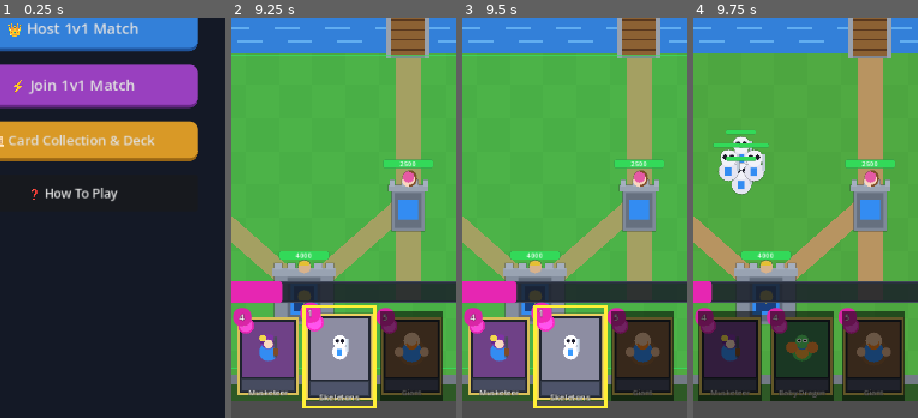
Above: before the commit, frames 1-4 (left to right).
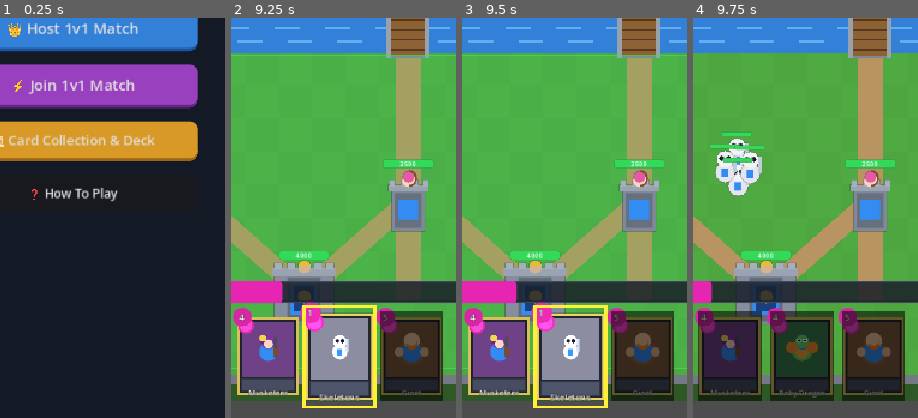
Above: after the commit, the same moments.

Repository: JellehBelleh/Vibe-Royale
Game: Godot game, scene res://scenes/main_menu.tscn
The game is run twice, just before and just after one commit, with the same random seed, the same clock (stepped at 60 frames per second) and the same inputs.
Inputs (mouse positions are % of the whole screen's width and height, from its top left):
- Up to frame 1 (0.25 s): no input
- Up to frame 2 (9.25 s): click "⚔️ Solo Battle vs AI" at 0.5 s; tap Enter at 1.25, 2.75, 4.25 s; drag from (26, 92) to (60, 28) at 1.27 s; tap Space at 2, 3.5, 5 s; drag from (42, 92) to (45, 70) at 2.02 s; move the mouse to (58, 92) at 2.77 s; tap 3 at 2.85, 5.85, 8.85 s; click (58, 92) at 2.92 s; drag from (74, 92) to (20, 35) at 3.52 s; drag from (7, 93) to (55, 50) at 4.27 s; drag from (20, 35) to (35, 25) at 5.02 s; move the mouse to (55, 50) at 5.77 s; click (55, 50) at 5.92 s; drag from (35, 25) to (30, 55) at 6.52 s; move the mouse to (72, 45) at 7.27 s; tap 1 at 7.35 s; click (72, 45) at 7.42 s; drag from (30, 55) to (45, 70) at 8.02 s; move the mouse to (60, 28) at 8.77 s; click (60, 28) at 8.92 s
- Up to frame 3 (9.5 s): no input
- Up to frame 4 (9.75 s): drag from (45, 70) to (20, 35) at 9.52 s
The pictures show only the part of the screen within x 34-84%, y 50-100%; the shares and areas given below are measured in that part.

Frames 1-3 are identical in both runs. In frame 4, 1.9% of the frame differs, in the area x 7-34%, y 28-45%.

Commit message:
Add bridge crossing logic

Diff:
--- /dev/null
+++ b/scenes/battle_sim_test.tscn
@@ -0,0 +1,6 @@
+[gd_scene load_steps=2 format=3]
+
+[ext_resource type="Script" path="res://scripts/test/BattleSimTest.gd" id="1_battle_test"]
+
+[node name="BattleSimTest" type="Node"]
+script = ExtResource("1_battle_test")
--- /dev/null
+++ b/scenes/network_sim_test.tscn
@@ -0,0 +1,6 @@
+[gd_scene load_steps=2 format=3]
+
+[ext_resource type="Script" path="res://scripts/test/NetworkMultiplayerSimTest.gd" id="1_net_test"]
+
+[node name="NetworkSimTest" type="Node"]
+script = ExtResource("1_net_test")
--- /dev/null
+++ b/scenes/test_runner.tscn
@@ -0,0 +1,6 @@
+[gd_scene load_steps=2 format=3]
+
+[ext_resource type="Script" path="res://scripts/test/TestRunner.gd" id="1_test_runner"]
+
+[node name="TestRunner" type="Node"]
+script = ExtResource("1_test_runner")
--- a/scripts/gameplay/Unit.gd
+++ b/scripts/gameplay/Unit.gd
@@ -33,9 +33,12 @@
 
 var target_display_pos: Vector2 = Vector2.ZERO
 
-# Pathfinding bridges (Canonical)
+# Pathfinding bridges & river geometry (Canonical)
 const BRIDGE_LEFT = Vector2(-125.0, 0.0)
 const BRIDGE_RIGHT = Vector2(125.0, 0.0)
+const BRIDGE_HALF_WIDTH: float = 24.0
+const BRIDGE_ENTRY_OFFSET: float = 28.0
+const RIVER_LIMIT: float = 22.0
 
 @onready var sprite: Sprite2D = $Sprite2D
 @onready var hp_bar: ProgressBar = $HPBar
@@ -163,8 +166,8 @@
 	else:
 		if not is_building:
 			state = State.WALKING
-			var waypoint = _get_lane_waypoint()
-			_move_towards(waypoint, delta)
+			var dest = _get_default_target_pos()
+			_move_towards(dest, delta)
 
 func _acquire_best_target() -> Node2D:
 	var arena = get_tree().current_scene.get_node_or_null("Arena")
@@ -194,27 +197,105 @@
 
 	return candidate
 
+func _get_default_target_pos() -> Vector2:
+	var arena = get_tree().current_scene.get_node_or_null("Arena")
+	var target_tower = arena.get_target_tower_for_unit(self) if arena else null
+	if target_tower and is_instance_valid(target_tower) and not target_tower.is_dead:
+		return target_tower.global_position
+	return Vector2(0.0, -310.0 if team == 1 else 310.0)
+
+func _get_target_bridge() -> Vector2:
+	if global_position.x < -20.0:
+		return BRIDGE_LEFT
+	elif global_position.x > 20.0:
+		return BRIDGE_RIGHT
+
+	if lane == "left":
+		return BRIDGE_LEFT
+	elif lane == "right":
+		return BRIDGE_RIGHT
+
+	return BRIDGE_LEFT if global_position.x <= 0 else BRIDGE_RIGHT
+
+func _get_ground_waypoint(target_pos: Vector2) -> Vector2:
+	var cur_x = global_position.x
+	var cur_y = global_position.y
+	var dest_y = target_pos.y
+	var bridge = _get_target_bridge()
+	var bridge_x = bridge.x
+
+	var is_unit_south = (cur_y >= BRIDGE_ENTRY_OFFSET - 2.0)
+	var is_unit_north = (cur_y <= -BRIDGE_ENTRY_OFFSET + 2.0)
+	var is_dest_south = (dest_y >= RIVER_LIMIT)
+	var is_dest_north = (dest_y <= -RIVER_LIMIT)
+
+	# Case 1: Unit is on the South bank
+	if is_unit_south:
+		if is_dest_south:
+			return target_pos
+		else:
+			# If at/near the South bridge entrance, cross into the bridge towards North exit
+			if abs(cur_x - bridge_x) <= 16.0 and cur_y <= BRIDGE_ENTRY_OFFSET + 4.0:
+				return Vector2(bridge_x, -BRIDGE_ENTRY_OFFSET)
+			return Vector2(bridge_x, BRIDGE_ENTRY_OFFSET)
+
+	# Case 2: Unit is on the North bank
+	elif is_unit_north:
+		if is_dest_north:
+			return target_pos
+		else:
+			# If at/near the North bridge entrance, cross into the bridge towards South exit
+			if abs(cur_x - bridge_x) <= 16.0 and cur_y >= -BRIDGE_ENTRY_OFFSET - 4.0:
+				return Vector2(bridge_x, BRIDGE_ENTRY_OFFSET)
+			return Vector2(bridge_x, -BRIDGE_ENTRY_OFFSET)
+
+	# Case 3: Unit is in the bridge corridor (|cur_y| < 26.0)
+	else:
+		if dest_y < cur_y:
+			return Vector2(bridge_x, -BRIDGE_ENTRY_OFFSET)
+		else:
+			return Vector2(bridge_x, BRIDGE_ENTRY_OFFSET)
+
+func _clamp_ground_position(pos: Vector2) -> Vector2:
+	pos.x = clamp(pos.x, -215.0, 215.0)
+	pos.y = clamp(pos.y, -390.0, 390.0)
+
+	if abs(pos.y) < RIVER_LIMIT:
+		var on_left_bridge = abs(pos.x - BRIDGE_LEFT.x) <= BRIDGE_HALF_WIDTH
+		var on_right_bridge = abs(pos.x - BRIDGE_RIGHT.x) <= BRIDGE_HALF_WIDTH
+
+		if not (on_left_bridge or on_right_bridge):
+			if global_position.y >= RIVER_LIMIT:
+				pos.y = RIVER_LIMIT
+			elif global_position.y <= -RIVER_LIMIT:
+				pos.y = -RIVER_LIMIT
+			else:
+				pos.y = RIVER_LIMIT if global_position.y >= 0.0 else -RIVER_LIMIT
+
+	return pos
+
 func _get_lane_waypoint() -> Vector2:
-	var arena = get_tree().current_scene.get_node_or_null("Arena")
-	var target_tower = arena.get_target_tower_for_unit(self) if arena else null
-	var tower_pos = target_tower.global_position if target_tower else Vector2(0, -310 if team == 1 else 310)
-
+	var dest = _get_default_target_pos()
 	if is_flying:
-		return tower_pos
-
-	var bridge = BRIDGE_LEFT if lane == "left" else BRIDGE_RIGHT
-	var is_on_home_side = (team == 1 and global_position.y > 15.0) or (team == 2 and global_position.y < -15.0)
-
-	if is_on_home_side:
-		if abs(global_position.y) > 10.0:
-			return Vector2(bridge.x, global_position.y - (30.0 if team == 1 else -30.0))
-		return bridge
-	else:
-		return tower_pos
+		return dest
+	return _get_ground_waypoint(dest)
 
 func _move_towards(target_pos: Vector2, delta: float) -> void:
-	var dir = (target_pos - global_position).normalized()
-	global_position += dir * move_speed * delta
+	var waypoint = target_pos
+	if not is_flying:
+		waypoint = _get_ground_waypoint(target_pos)
+
+	var diff = waypoint - global_position
+	if diff.length_squared() < 0.01:
+		return
+
+	var dir = diff.normalized()
+	var new_pos = global_position + dir * move_speed * delta
+
+	if not is_flying:
+		new_pos = _clamp_ground_position(new_pos)
+
+	global_position = new_pos
 
 func _perform_attack() -> void:
 	if not target_entity or not is_instance_valid(target_entity) or target_entity.is_dead:
--- a/scripts/test/TestRunner.gd
+++ b/scripts/test/TestRunner.gd
@@ -9,16 +9,17 @@
 	_test_textures_and_sounds()
 	_test_arena_and_towers()
 	_test_combat_and_spells()
+	_test_bridge_and_water_pathfinding()
 	_test_match_manager_flow()
 	_test_networking_setup()
 
 	print("\n==========================================")
-	print("🎉 ALL 6 TEST SUITES PASSED FLAWLESSLY!")
+	print("🎉 ALL 7 TEST SUITES PASSED FLAWLESSLY!")
 	print("==========================================\n")
 	get_tree().quit(0)
 
 func _test_card_database() -> void:
-	print("[1/6] Testing CardDatabase...")
+	print("[1/7] Testing CardDatabase...")
 	var all_ids = CardDatabase.get_all_card_ids()
 	assert(all_ids.size() >= 8, "Must have at least 8 cards! Found: " + str(all_ids.size()))
 	print("  ✓ Total cards defined: ", all_ids.size(), " (IDs: ", all_ids, ")")
@@ -34,7 +35,7 @@
 	print("  ✓ All card stats validated!")
 
 func _test_textures_and_sounds() -> void:
-	print("\n[2/6] Testing TextureGenerator & SoundManager...")
+	print("\n[2/7] Testing TextureGenerator & SoundManager...")
 	for id in CardDatabase.get_all_card_ids():
 		var icon = TextureGenerator.get_card_icon(id)
 		assert(icon != null, "Failed to generate card icon for " + id)
@@ -52,7 +53,7 @@
 	print("  ✓ Procedural synthesized SFX audio pool verified")
 
 func _test_arena_and_towers() -> void:
-	print("\n[3/6] Testing Arena & Tower Setup...")
+	print("\n[3/7] Testing Arena & Tower Setup...")
 	var arena_scene = load("res://scenes/entities/tower.tscn")
 	assert(arena_scene != null, "Tower scene failed to load")
 
@@ -72,7 +73,7 @@
 	print("  ✓ Tower mechanics & King activation verified")
 
 func _test_combat_and_spells() -> void:
-	print("\n[4/6] Testing Combat Entities & Spells...")
+	print("\n[4/7] Testing Combat Entities & Spells...")
 	var unit_scene = load("res://scenes/entities/unit.tscn")
 	assert(unit_scene != null, "Unit scene failed to load")
 
@@ -94,8 +95,81 @@
 	archer.queue_free()
 	print("  ✓ Units initialization & stats verified")
 
+func _test_bridge_and_water_pathfinding() -> void:
+	print("\n[5/7] Testing Ground Unit Bridge Pathfinding & Flying Unit Water Bypass...")
+	var unit_scene = load("res://scenes/entities/unit.tscn")
+	assert(unit_scene != null, "Unit scene failed to load")
+
+	# Test 1: Ground unit (Knight) pathfinding South to North
+	var blue_knight = unit_scene.instantiate()
+	add_child(blue_knight)
+	blue_knight.setup("knight", 1, Vector2(-60, 150)) # South side, left lane
+	assert(blue_knight.is_flying == false, "Knight must not be flying")
+
+	var dest_north_tower = Vector2(-125, -200)
+	var wp1 = blue_knight._get_ground_waypoint(dest_north_tower)
+	assert(wp1 == Vector2(-125, 28), "Ground unit on south bank should path to South bridge entrance (-125, 28), got: " + str(wp1))
+
+	# Move near entrance
+	blue_knight.global_position = Vector2(-125, 27)
+	var wp2 = blue_knight._get_ground_waypoint(dest_north_tower)
+	assert(wp2 == Vector2(-125, -28), "Ground unit entering bridge should path to North bridge exit (-125, -28), got: " + str(wp2))
+
+	# Move to other side of bridge
+	blue_knight.global_position = Vector2(-125, -27)
+	var wp3 = blue_knight._get_ground_waypoint(dest_north_tower)
+	assert(wp3 == dest_north_tower, "Ground unit on north bank should path directly to north tower, got: " + str(wp3))
+
+	# Test 2: Ground unit (Knight) pathfinding North to South on Right lane
+	var red_knight = unit_scene.instantiate()
+	add_child(red_knight)
+	red_knight.setup("knight", 2, Vector2(60, -150)) # North side, right lane
+	var dest_south_tower = Vector2(125, 200)
+	var r_wp1 = red_knight._get_ground_waypoint(dest_south_tower)
+	assert(r_wp1 == Vector2(125, -28), "Team 2 unit on north bank should path to North bridge entrance (125, -28), got: " + str(r_wp1))
+
+	red_knight.global_position = Vector2(125, -27)
+	var r_wp2 = red_knight._get_ground_waypoint(dest_south_tower)
+	assert(r_wp2 == Vector2(125, 28), "Team 2 unit entering bridge should path to South exit (125, 28), got: " + str(r_wp2))
+
+	red_knight.global_position = Vector2(125, 27)
+	var r_wp3 = red_knight._get_ground_waypoint(dest_south_tower)
+	assert(r_wp3 == dest_south_tower, "Team 2 unit on south bank should path directly to target, got: " + str(r_wp3))
+
+	# Test 3: Water barrier clamping for ground units
+	blue_knight.global_position = Vector2(0, 50)
+	var blocked_pos = blue_knight._clamp_ground_position(Vector2(0, 10)) # Middle of river
+	assert(blocked_pos.y >= 22.0, "Ground unit should be blocked from entering river water outside bridge, got: " + str(blocked_pos))
+
+	blue_knight.global_position = Vector2(-125, 50)
+	var allowed_pos = blue_knight._clamp_ground_position(Vector2(-125, 10)) # On left bridge
+	assert(allowed_pos == Vector2(-125, 10), "Ground unit on bridge should be allowed to cross, got: " + str(allowed_pos))
+
+	# Test 4: Flying units (Baby Dragon & Minions) ignore water and fly straight
+	var dragon = unit_scene.instantiate()
+	add_child(dragon)
+	dragon.setup("baby_dragon", 1, Vector2(0, 100))
+	assert(dragon.is_flying == true, "Baby dragon must be flying")
+
+	# Move baby dragon 1 frame towards (0, -100) straight across water
+	var dragon_start_pos = dragon.global_position
+	dragon._move_towards(Vector2(0, -100), 0.1)
+	assert(dragon.global_position.x == 0.0, "Flying unit should fly straight without diverting to bridge X, got X=" + str(dragon.global_position.x))
+	assert(dragon.global_position.y < dragon_start_pos.y, "Flying unit should move directly towards target Y")
+
+	var minions = unit_scene.instantiate()
+	add_child(minions)
+	minions.setup("minions", 2, Vector2(0, -100))
+	assert(minions.is_flying == true, "Minions must be flying")
+
+	blue_knight.queue_free()
+	red_knight.queue_free()
+	dragon.queue_free()
+	minions.queue_free()
+	print("  ✓ Ground bridge navigation, water blocking, and flying unit bypass verified!")
+
 func _test_match_manager_flow() -> void:
-	print("\n[5/6] Testing MatchManager & Elixir/Hand Cycles...")
+	print("\n[6/7] Testing MatchManager & Elixir/Hand Cycles...")
 	var arena_main = load("res://scenes/game_arena.tscn").instantiate()
 	add_child(arena_main)
 
@@ -114,7 +188,7 @@
 	arena_main.queue_free()
 
 func _test_networking_setup() -> void:
-	print("\n[6/6] Testing NetworkManager hosting and local joining...")
+	print("\n[7/7] Testing NetworkManager hosting and local joining...")
 	var host_err = NetworkManager.host_game(7788)
 	assert(host_err == OK, "Failed to create local host server on 7788")
 	assert(NetworkManager.is_host == true, "is_host must be true")
